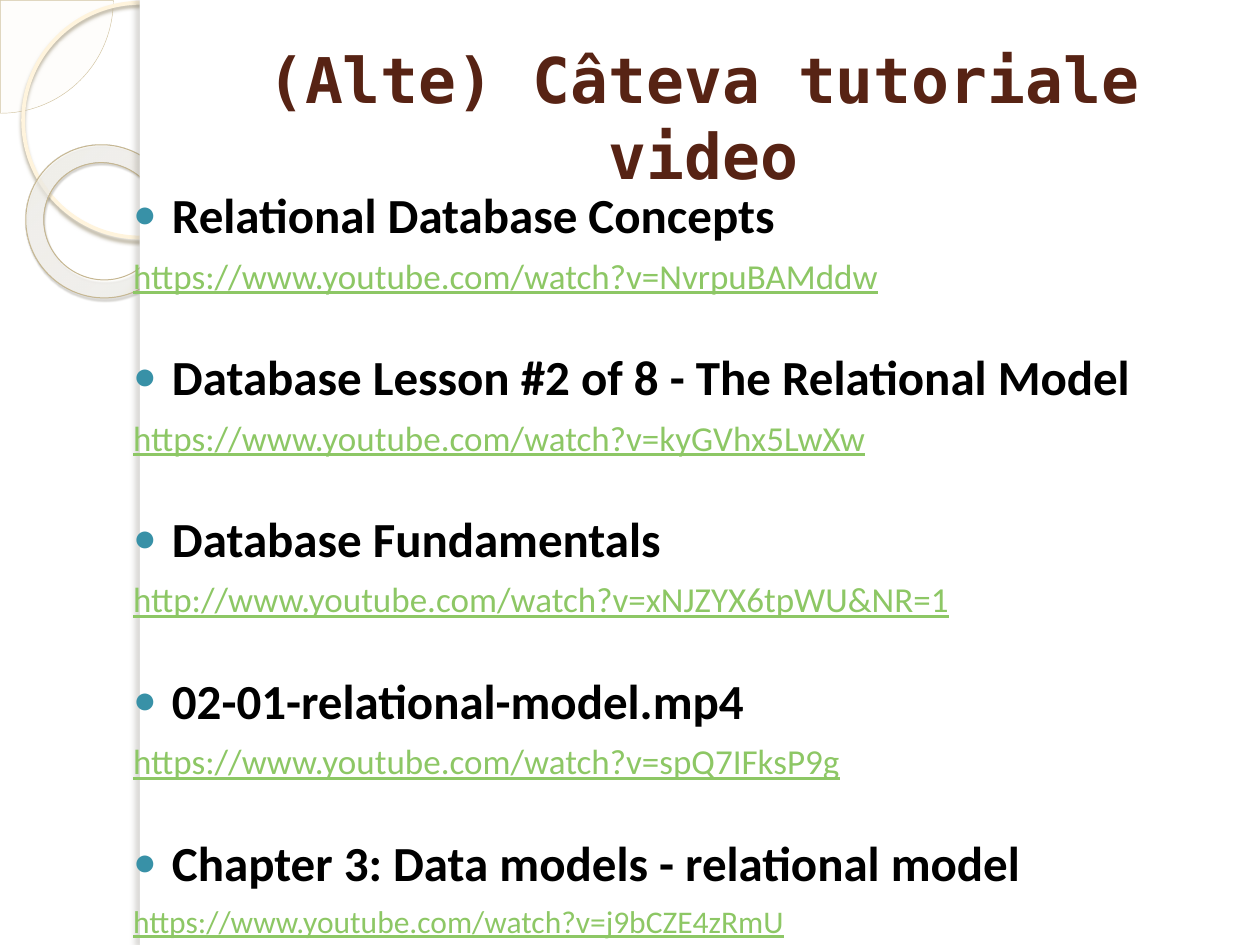
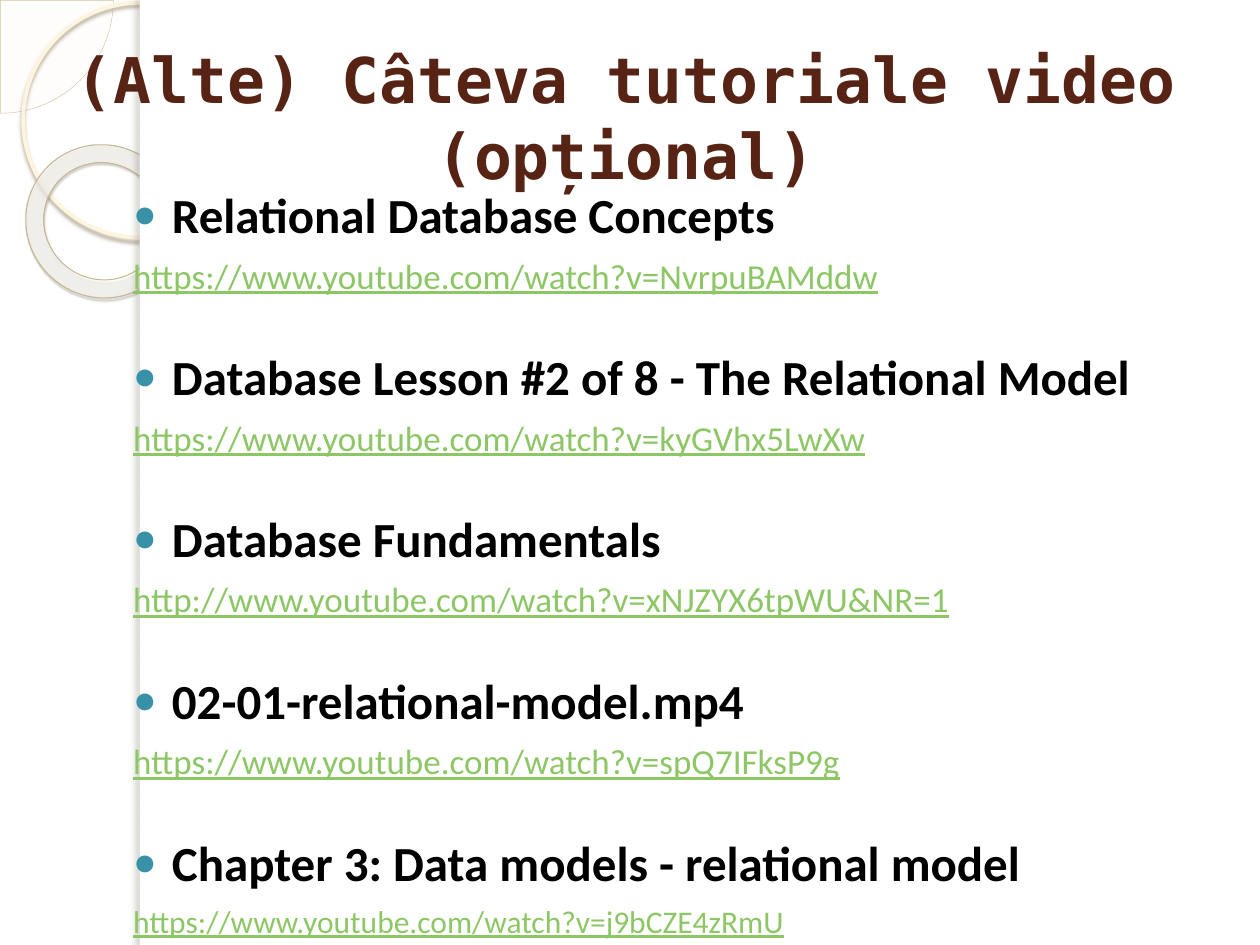
Before and after one commit to marinfotache/Baze-de-date-I, a slide deck: slide 68 of 02_Modelul_relational/02_Modelul_relational.pptx. Drawn at 1260x945 pixels with LibreOffice and Linux fonts; fonts in the diff are those of the drawing; background and template pictures are left out. Boxes give left, top, right and bottom in pixels: in the first picture for what was removed or moved away, otherwise in the second. Text is boxed around its words. In the diff, an @@ line names an element or a change of style, - is before the commit and + after.

```diff
--- a/02_Modelul_relational/02_Modelul_relational.pptx
+++ b/02_Modelul_relational/02_Modelul_relational.pptx
@@ title at box(76, 53, 1176, 192): text changed @@
-(Alte) Câteva tutoriale video
+(Alte) Câteva tutoriale video (opțional)
```
Also in this commit, not shown: 2 other slides changed.
